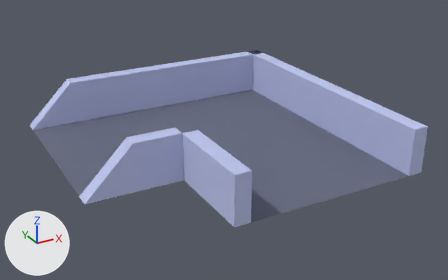
What one commit did to the glTF model assets/managed-models/streets/footbridge-corridor-closed-east/footbridge-corridor-closed-east.glb.
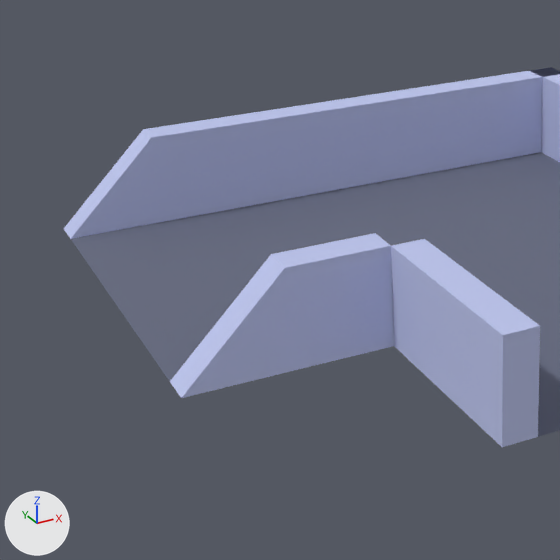
Old and new are each drawn whole from a camera (50 mm lens) standing at (-0.806, -1.449, 0.685) and looking at (-0.071, -0.113, 0.017) and again close up on the part from 0% to 58% of the width and 7% to 100% of the height. Lighting does not change. The marker at lower left points along +X, +Y and +Z. The older version's two pictures come first. Vertices at exactly the same position are counted once.

Names of what the first close-up shows: 'footbridge-corridor-closed-east'.
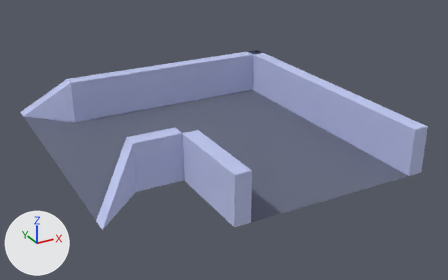
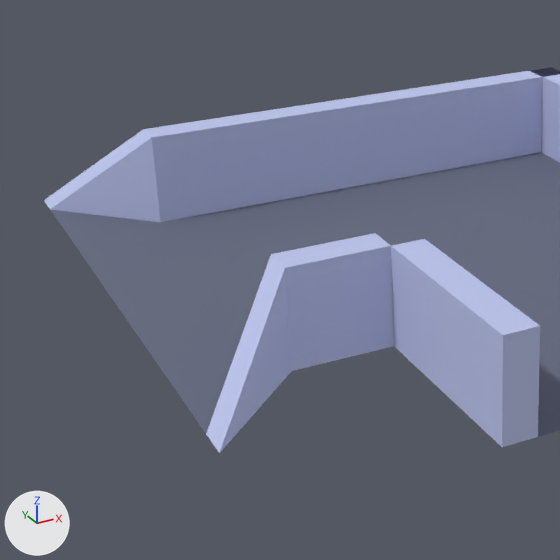
Changed parts and their boxes [x1, y1, x2, y2] in the close-ups (560 x 560 px):
'footbridge-corridor-closed-east', reshaped: before [64, 67, 560, 447]; after [44, 67, 560, 453]
part 1 of me_footbridge_corridor_closed_east, reshaped: before [64, 77, 543, 398]; after [44, 77, 543, 453]

The edits, one by one:
me_footbridge_corridor_closed_east is used by ob_footbridge_corridor_closed_east; location (0.0, 0.0, 0.0).
me_footbridge_corridor_closed_east had 29 vertices, 52 faces and spanned x -0.5..0.26, y -0.5..0.26, z 0.01..0.13.
me_footbridge_corridor_closed_east now has 37 vertices, 66 faces and spans x -0.5..0.26, y -0.5..0.38, z 0.01..0.13.
Part 1, on me_footbridge_corridor_closed_east:
2 vertices are removed from x -0.5, y -0.22..0.22, z 0.01.
16 faces are deleted.
10 vertices are added at x -0.5..-0.38, y -0.38..0.38, z 0.01.
30 new faces join them.
